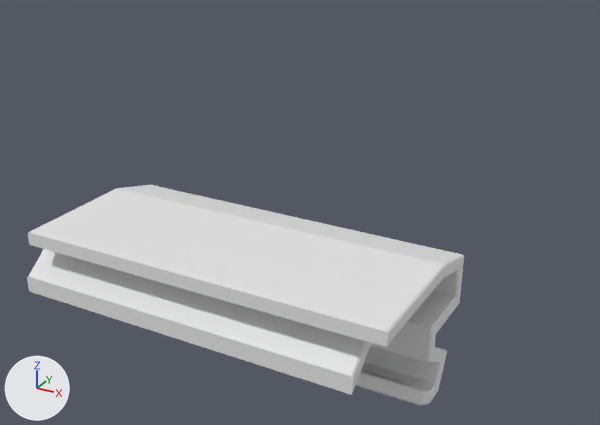
The FBX model Props/Railway_004.fbx as it was, and as the next commit left it.
The view is the same before and after, from a 50 mm lens placed at (17.0, -13.93, 3.1), pointed at (10.88, -2.79, -2.47). Arrows for +X, +Y and +Z are at lower left; the lights stay in place.

Script lines for the objects in view, before the commit:
```python
me_plane_008 = bpy.data.meshes.new('Plane.008')
me_plane_008.from_pydata(...)  # 100 vertices, 78 faces; spans x -2.99..2.96, y -1.54..1.32, z -1.14..1.05
ob_railway_004 = bpy.data.objects.new('Railway.004', me_plane_008)
ob_railway_004.location = (10.89, -4.51, -3.17)
```
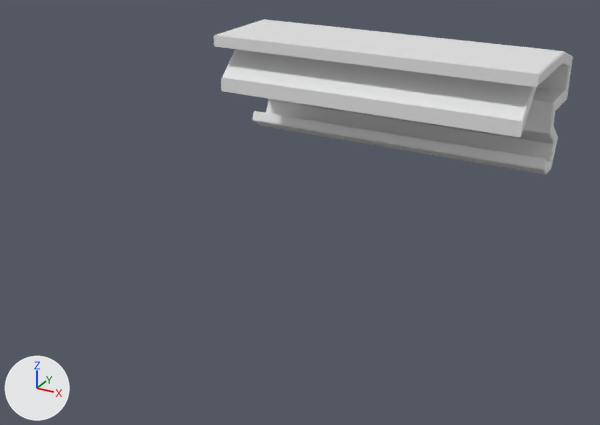
Edits to the scene script, one JSON object a line:
```json
{"block": "me_plane_008", "where": "me_plane_008.from_pydata(...)  # 100 vertices, 78 faces; spans x -2.99..2.96, y -1.54..1.32, z -1.14..1.05"}
{"block": "me_plane_008", "where": "# used by ob_railway_004; location = (10.89, -4.51, -3.17)"}
{"block": "me_plane_008", "change": "me_plane_008 part 1: the loose piece of 20 vertices spanning x -2.99..2.52, y -1.54..-0.71, z 0.0..0.82 is moved by (0.28, 0.0, 0.0)"}
{"op": "set", "path": "ob_railway_004.location", "old": "(10.89, -4.51, -3.17)", "new": "(11.25, -0.16, -1.02)"}
{"op": "set", "path": "ob_railway_004.scale", "old": "(1.0, 1.0, 1.0)", "new": "(1.01, 0.87, 0.977)"}
```

Location of each change, [x1, y1, x2, y2] in pixels of the pictures (600 x 425 px; the box of a moved part takes in the faces that stretch with it):
```json
{"object": "Railway.004", "change": "reshaped, moved, rescaled", "before": [27, 185, 464, 406], "after": [214, 19, 573, 175], "on screen": "18% narrower, 29% shorter"}
{"part": 1, "of": "me_plane_008", "change": "moved or reshaped", "before": [27, 249, 371, 395], "after": [221, 49, 537, 137]}
```
